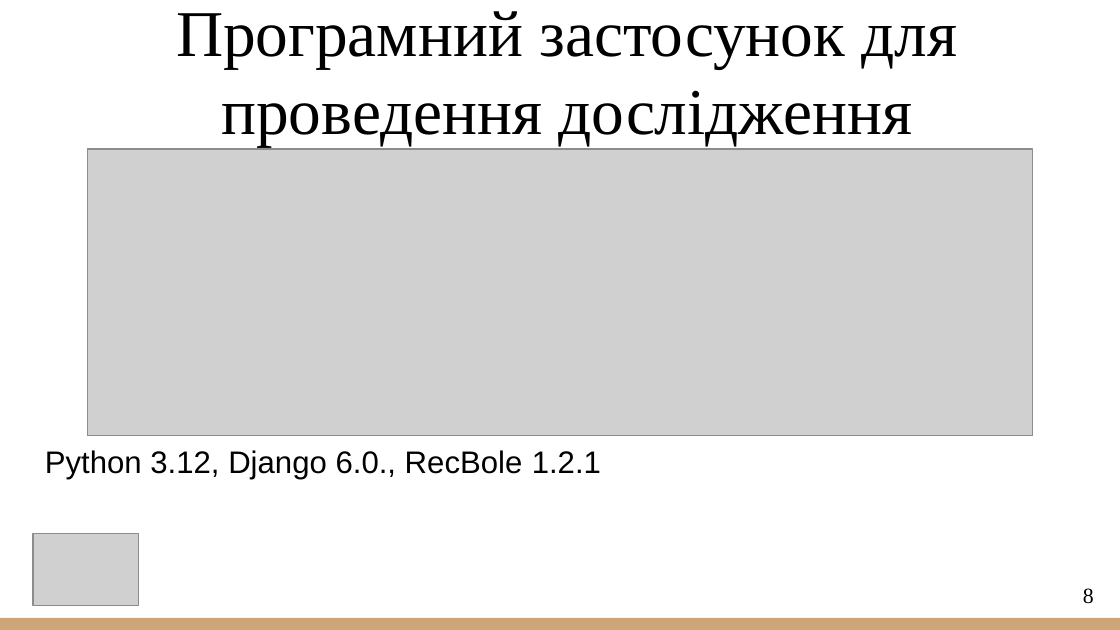
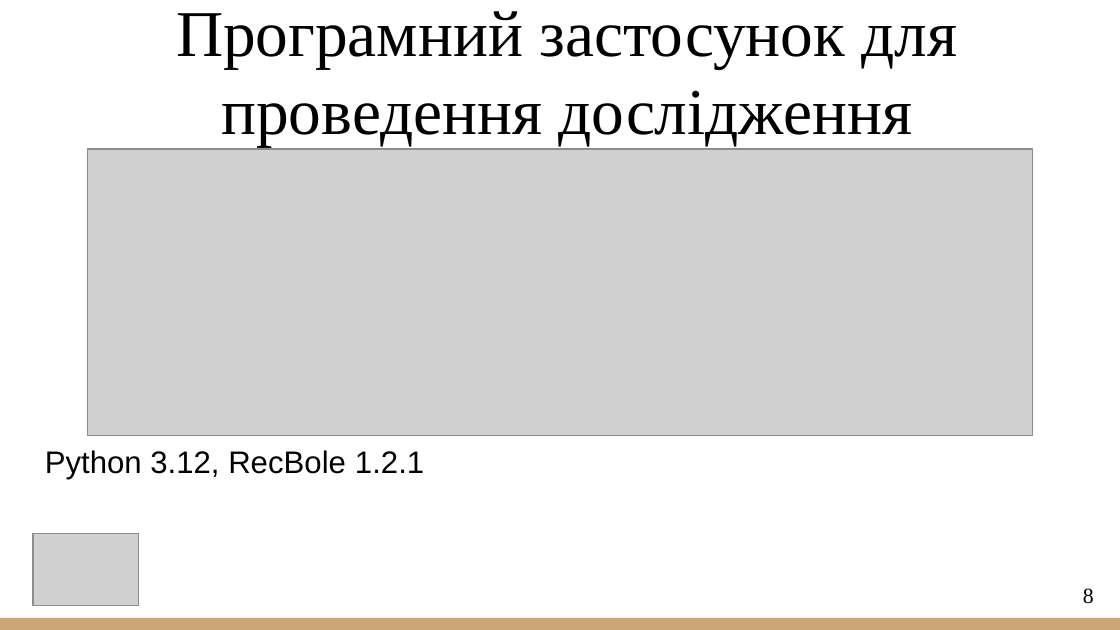
Before and after one commit to VladSubotin/Master-sThesis, a slide deck: slide 8 of 2026_М_ПІ_ІПЗм_24_1_Суботін_В_А.pptx. Drawn at 1120x630 pixels with LibreOffice and Linux fonts; fonts in the diff are those of the drawing; grey boxes stand for pictures. Boxes give left, top, right and bottom in pixels: in the first picture for what was removed or moved away, otherwise in the second. Text is boxed around its words. In the diff, an @@ line names an element or a change of style, - is before the commit and + after.

```diff
--- a/2026_М_ПІ_ІПЗм_24_1_Суботін_В_А.pptx
+++ b/2026_М_ПІ_ІПЗм_24_1_Суботін_В_А.pptx
@@ text at (45,450,424,480): text changed @@
-Python 3.12, Django 6.0., RecBole 1.2.1
+Python 3.12, RecBole 1.2.1
```
Also in this commit, not shown: 6 other slides changed.
